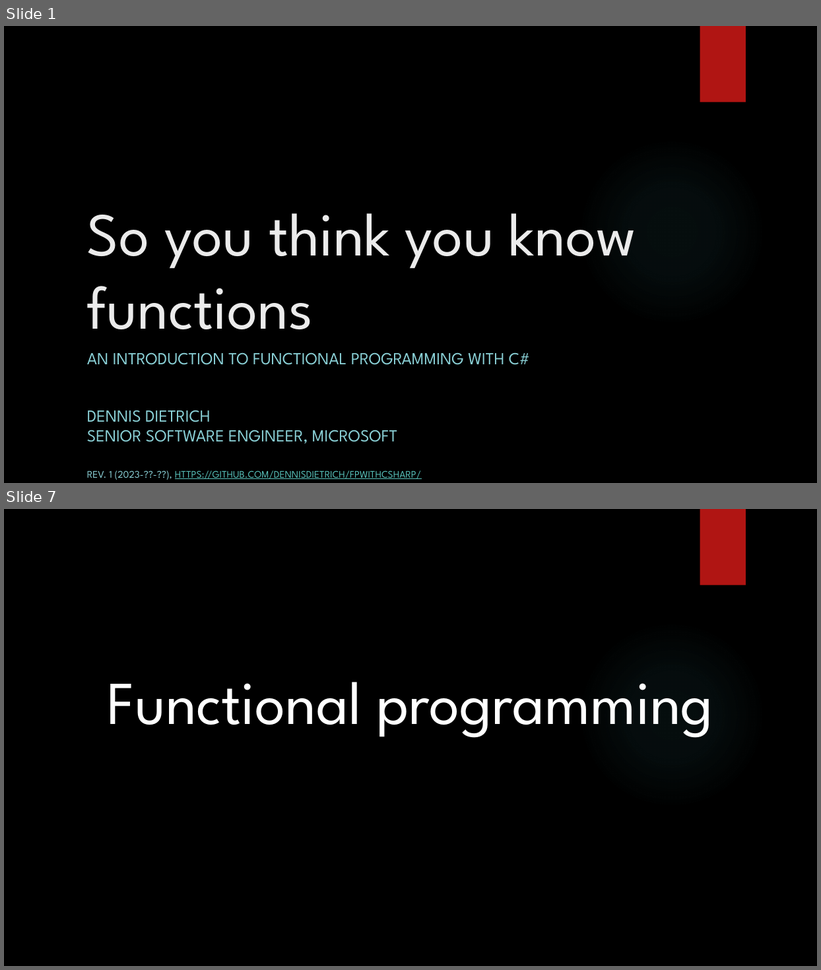
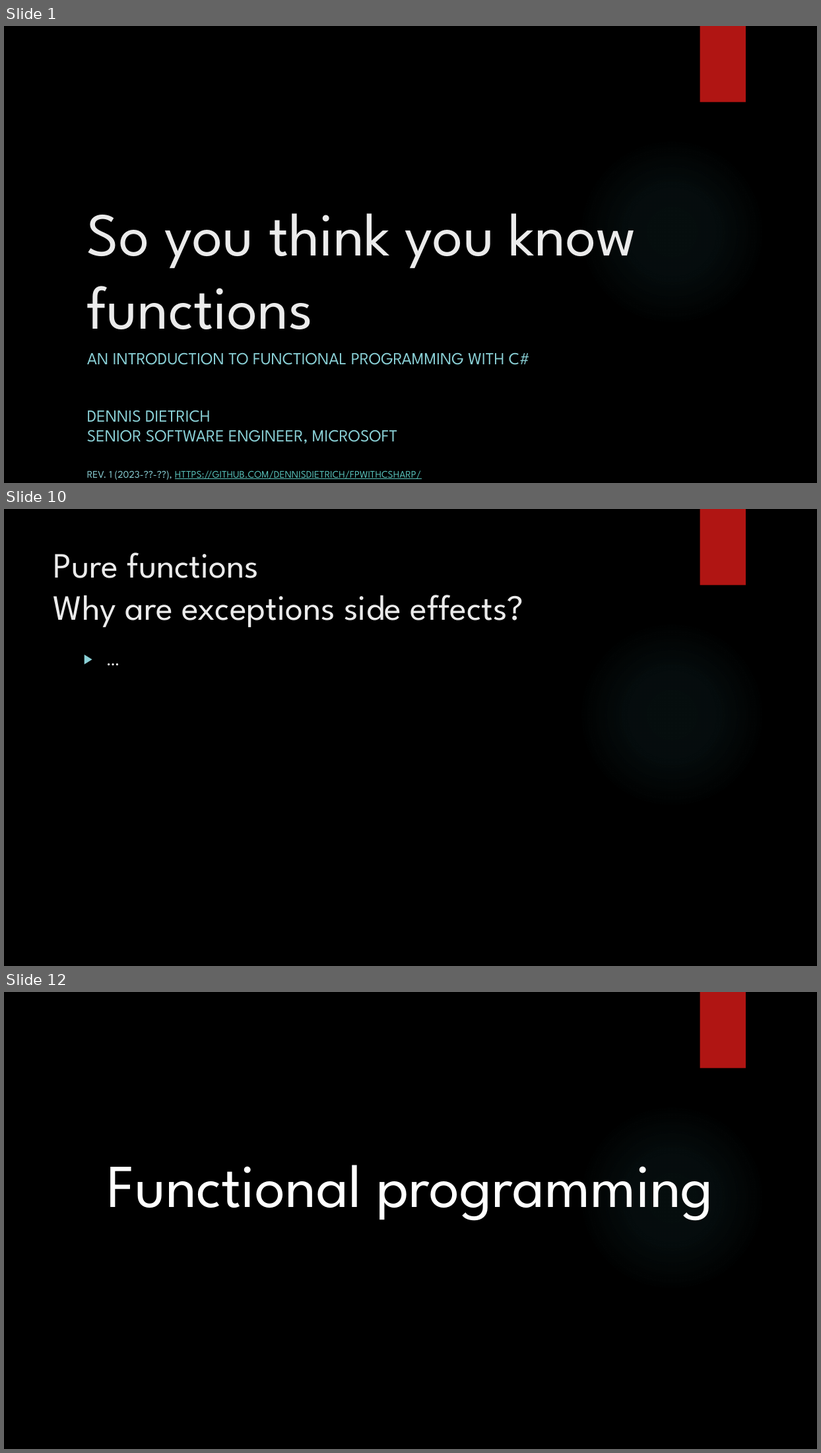
Before and after one commit to dennisdietrich/FpWithCSharp, a slide deck: doc/Introduction to FP with C#.pptx. Shown one above the other, each under a label of ours: slides 1 and 7 before the commit, slides 1, 10 and 12 after it; the slides between them are not shown. The pictures are 821x970 and 821x1453 pixels, drawn with LibreOffice and Linux fonts; fonts in the diff are those of the drawing; background and template pictures are left out. Boxes give left, top, right and bottom in pixels: in the first picture for what was removed or moved away, otherwise in the second. Text is boxed around its words. In the diff, an @@ line names an element or a change of style, - is before the commit and + after.

Commit message:
Added a few (halfbaked) slides about functions

```diff
--- a/doc/Introduction to FP with C#.pptx
+++ b/doc/Introduction to FP with C#.pptx
@@ slide 10 added at (4, 509, 817, 966), background picture (left out); not listed: 2 template elements that a slide beside it also shows @@
@@ title added at (54, 553, 524, 628), 42 pt, text #EBEBEB @@
+Pure functions
+Why are exceptions side effects?
@@ text added at (78, 646, 675, 926), 20 pt, text #FFFFFF @@
+▶ …
@@ what was slide 7 is now slide 12 @@
```
Also in this commit, not shown: 5 slides changed, 4 other slides added.
